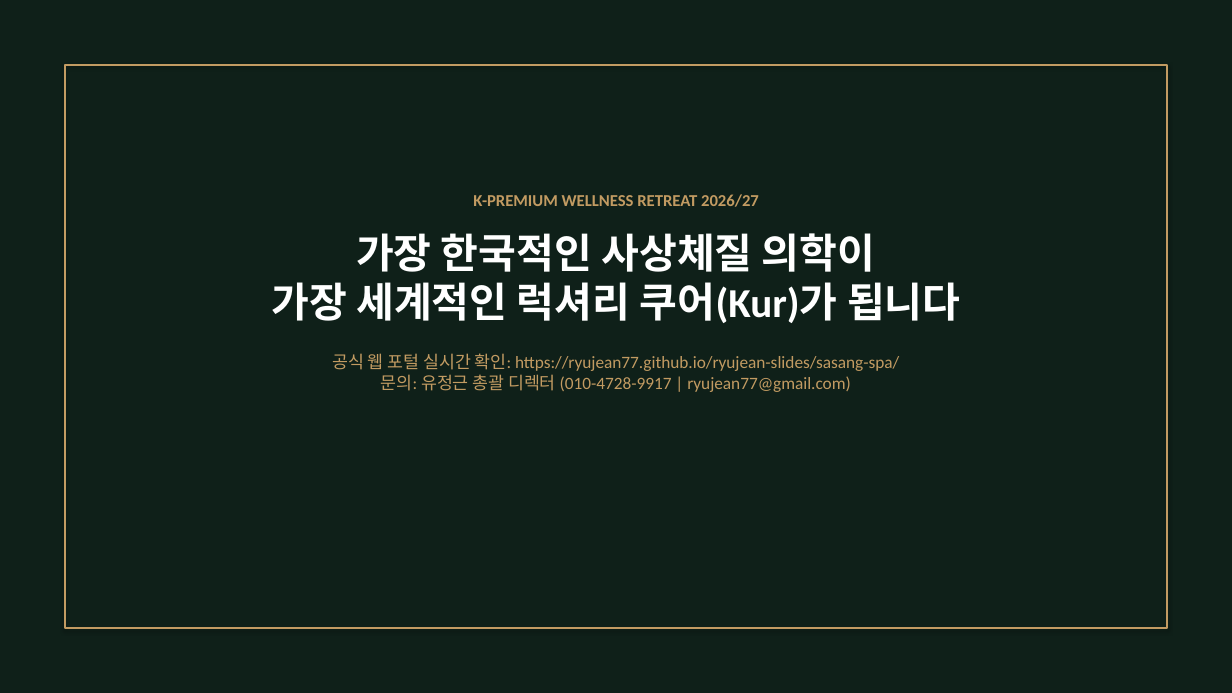
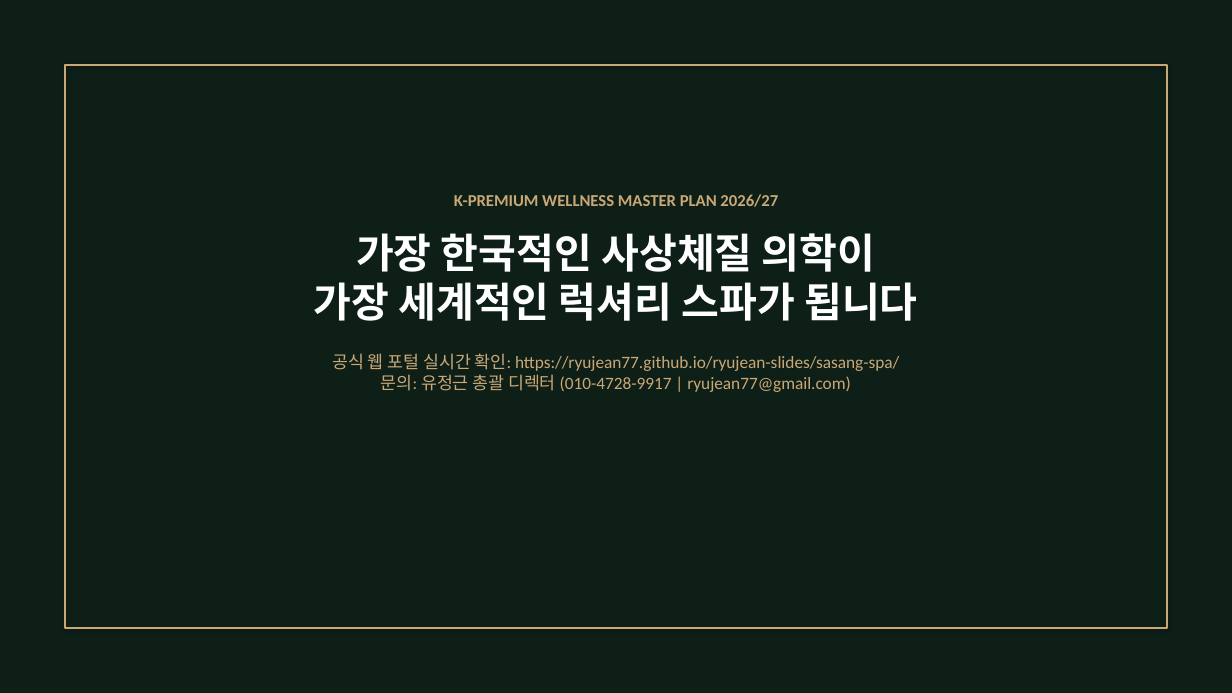
Before and after one commit to ryujean77/ryujean-slides, a slide deck: slide 16 of sasang-spa/사상체질_프리미엄_스파_프로젝트_제안서_발표자료.pptx (slide 9 before the commit). Drawn at 1232x693 pixels with LibreOffice and Linux fonts; fonts in the diff are those of the drawing. Boxes give left, top, right and bottom in pixels: in the first picture for what was removed or moved away, otherwise in the second. Text is boxed around its words. In the diff, an @@ line names an element or a change of style, - is before the commit and + after.

Commit message:
fix: 16장 한국어 기획 풀버전 내용 100% 롤백 복원 및 정통 럭셔리 브로셔 디자인 완벽 적용

```diff
--- a/sasang-spa/사상체질_프리미엄_스파_프로젝트_제안서_발표자료.pptx
+++ b/sasang-spa/사상체질_프리미엄_스파_프로젝트_제안서_발표자료.pptx
@@ rectangle at (0, 0, 1232, 693): fill #0F2019 to #0E1F18 @@
@@ rectangle at (65, 65, 1167, 628): outline #C29B62 1.5 pt to #C9A876 1.5 pt @@
@@ text at (314, 194, 917, 321): text changed; size 32 to 13 pt; text colour #FFFFFF to #C9A876 @@
-K-PREMIUM WELLNESS RETREAT 2026/27
-가장 한국적인 사상체질 의학이
-가장 세계적인 럭셔리 쿠어(Kur)가 됩니다
+K-PREMIUM WELLNESS MASTER PLAN 2026/27
+가장 한국적인 사상체질 의학이
+가장 세계적인 럭셔리 스파가 됩니다
@@ text at (332, 353, 899, 392): text colour #C29B62 to #C9A876 in "공식 웹 포털 실시간 확인: https://ryujean77.github.io/ryujean-slides/s ..." @@
```
Also in this commit, not shown: 6 other slides changed, 9 slides added, 2 slides removed, 1 other file.
